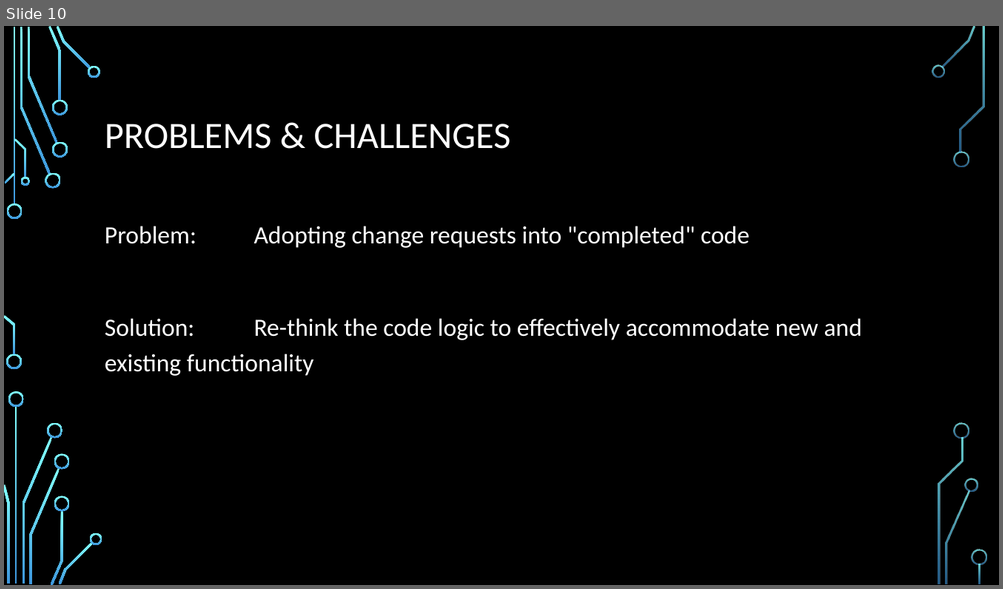
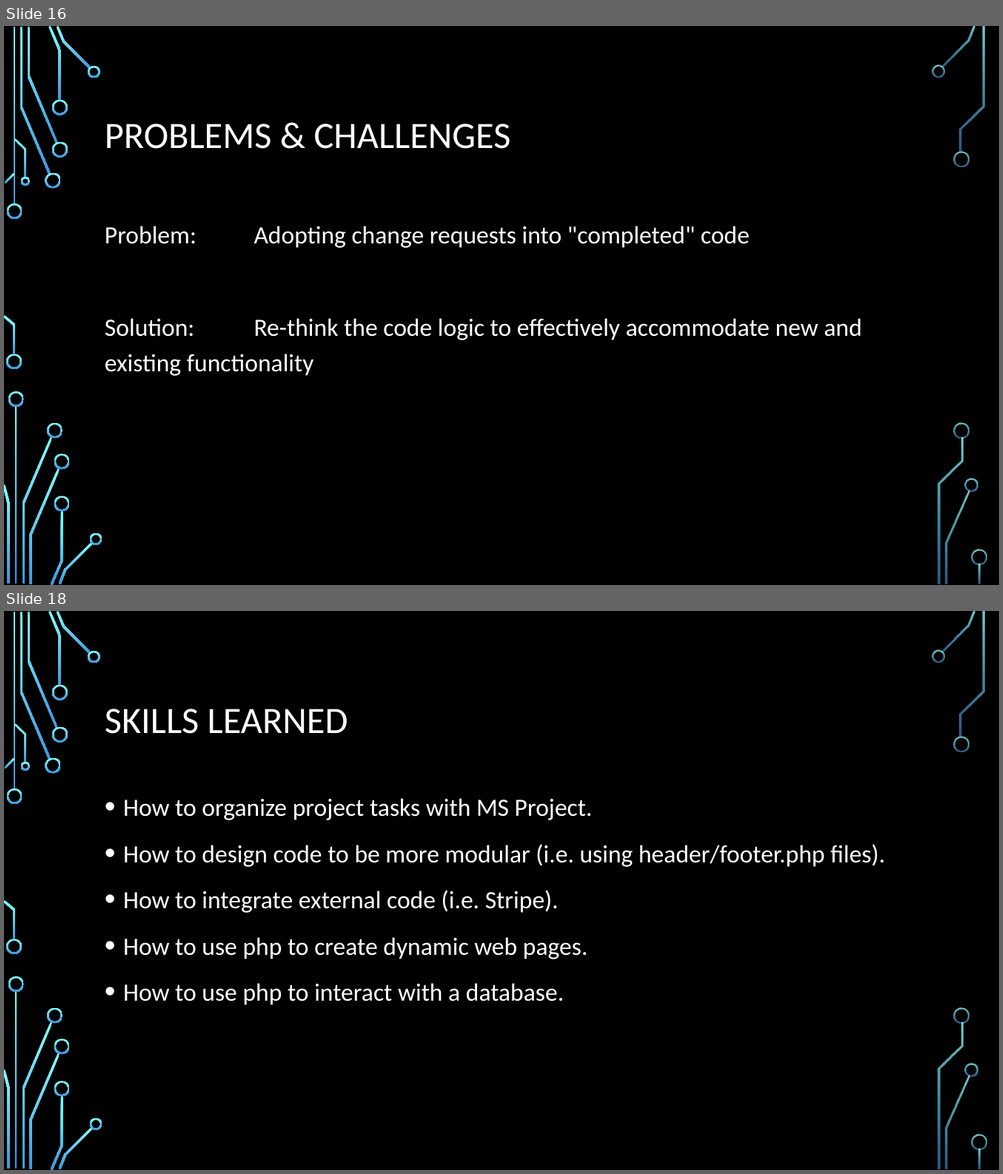
Before and after one commit to AntimonyTechnology/BiFrostGames, a slide deck: Documents/Demo07/Presentation.pptx. Shown one above the other, each under a label of ours: slide 10 before the commit, slides 16 and 18 after it; the slides between them are not shown. The pictures are 1003x589 and 1003x1174 pixels, drawn with LibreOffice and Linux fonts; fonts in the diff are those of the drawing; background and template pictures are left out. Boxes give left, top, right and bottom in pixels: in the first picture for what was removed or moved away, otherwise in the second. Text is boxed around its words. In the diff, an @@ line names an element or a change of style, - is before the commit and + after.

```diff
--- a/Documents/Demo07/Presentation.pptx
+++ b/Documents/Demo07/Presentation.pptx
@@ slide 18 added at box(4, 611, 999, 1170), background picture (left out); not listed: 36 template elements that a slide beside it also shows @@
@@ title added at box(105, 709, 348, 734), 36 pt, text #FFFFFF @@
+SKILLS LEARNED
@@ text added at box(123, 798, 885, 1005), 24 pt, text #FFFFFF @@
+• How to organize project tasks with MS Project.
+• How to design code to be more modular (i.e. using header/footer.php files).
+• How to integrate external code (i.e. Stripe).
+• How to use php to create dynamic web pages.
+• How to use php to interact with a database.
@@ what was slide 10 is now slide 16 @@
```
Also in this commit, not shown: 6 slides changed, 10 other slides added, 3 slides removed, 2 other files.
